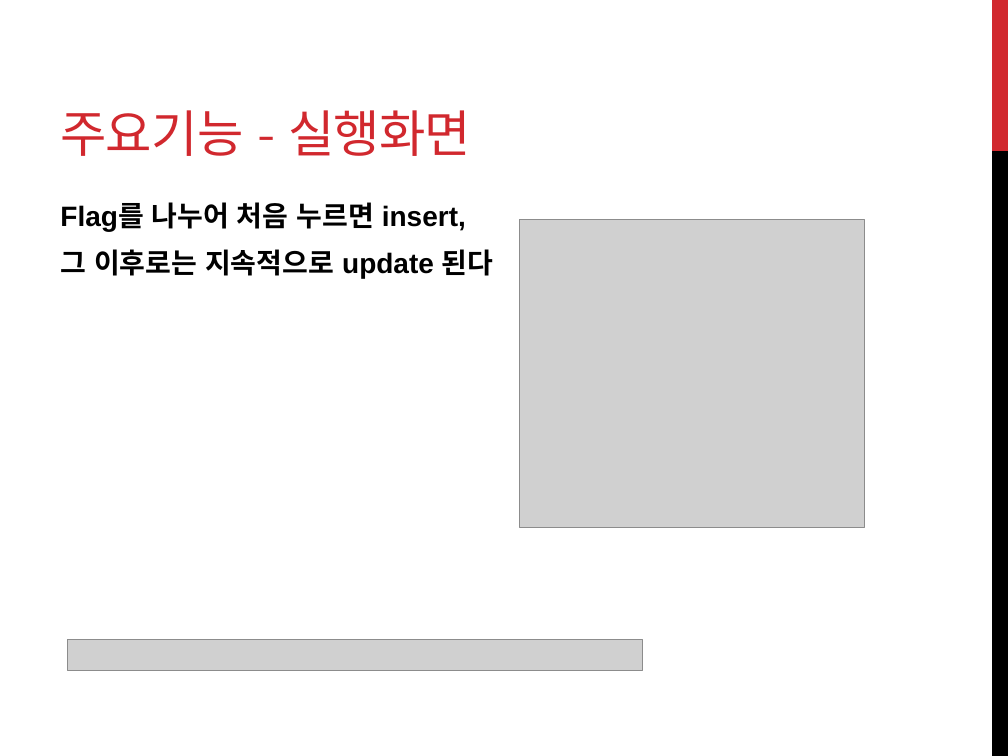
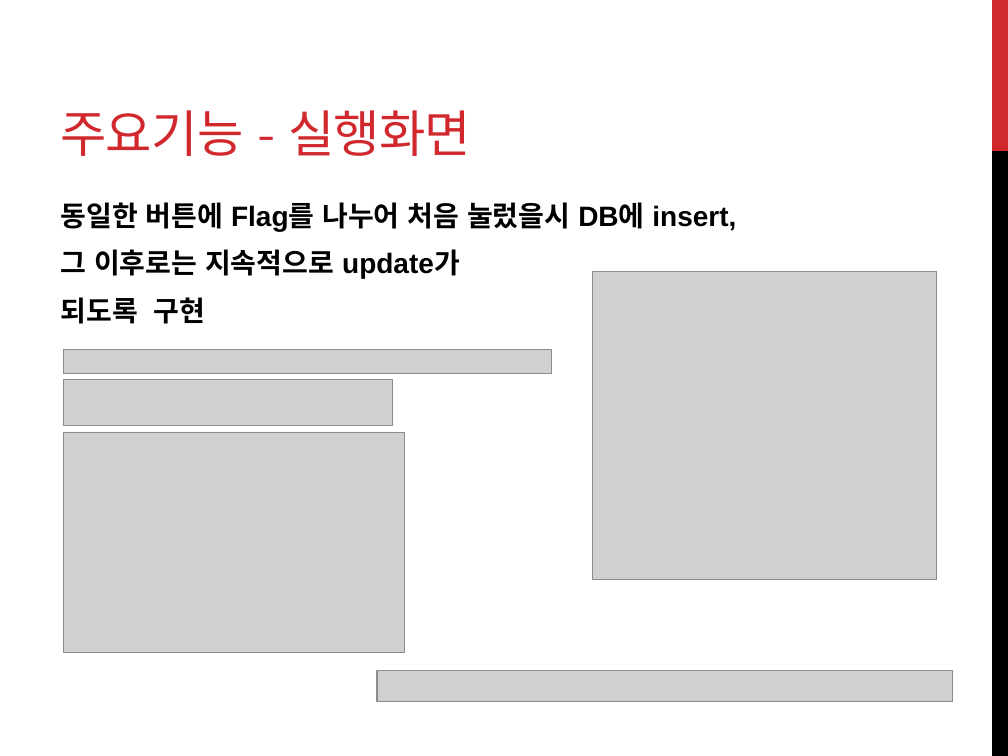
Before and after one commit to jinlee10/javaminiproj, a slide deck: slide 9 of Java_mini_proj_home/java_proj_PPT.pptx. Drawn at 1008x756 pixels with LibreOffice and Linux fonts; fonts in the diff are those of the drawing; grey boxes stand for pictures. Boxes give left, top, right and bottom in pixels: in the first picture for what was removed or moved away, otherwise in the second. Text is boxed around its words. In the diff, an @@ line names an element or a change of style, - is before the commit and + after.

```diff
--- a/Java_mini_proj_home/java_proj_PPT.pptx
+++ b/Java_mini_proj_home/java_proj_PPT.pptx
@@ text at [60, 202, 736, 324]: text changed @@
-Flag를 나누어 처음 누르면 insert,
-그 이후로는 지속적으로 update 된다
+동일한 버튼에 Flag를 나누어 처음 눌렀을시 DB에 insert,
+그 이후로는 지속적으로 update가
+되도록 구현
@@ picture: place and size @@
-picture at [520, 220, 865, 528]
+picture at [593, 271, 937, 580]
@@ picture added at [64, 350, 552, 374] @@
@@ picture added at [64, 379, 393, 425] @@
@@ picture added at [64, 432, 405, 652] @@
@@ picture: place and size @@
-picture at [68, 640, 643, 670]
+picture at [377, 670, 953, 701]
```
Also in this commit, not shown: 4 other files.
